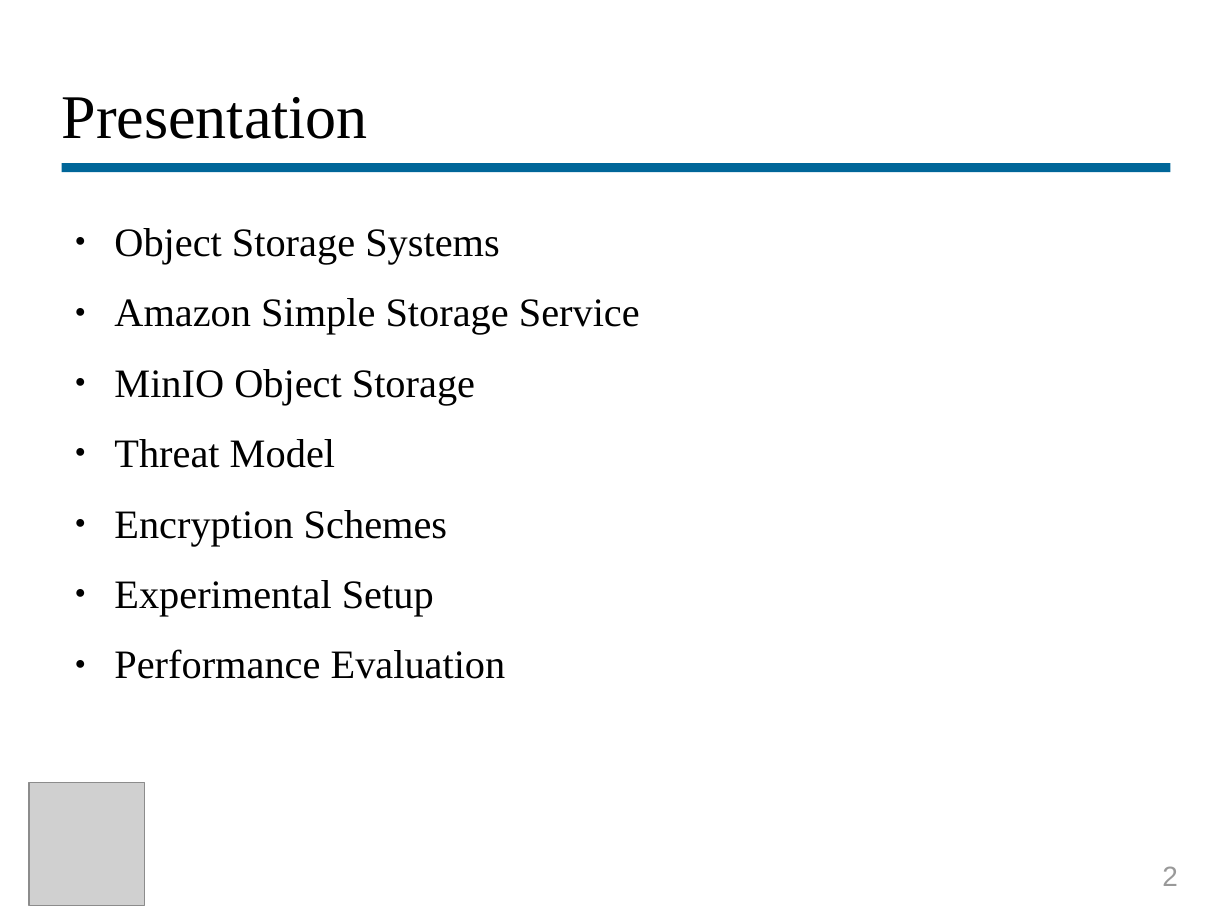
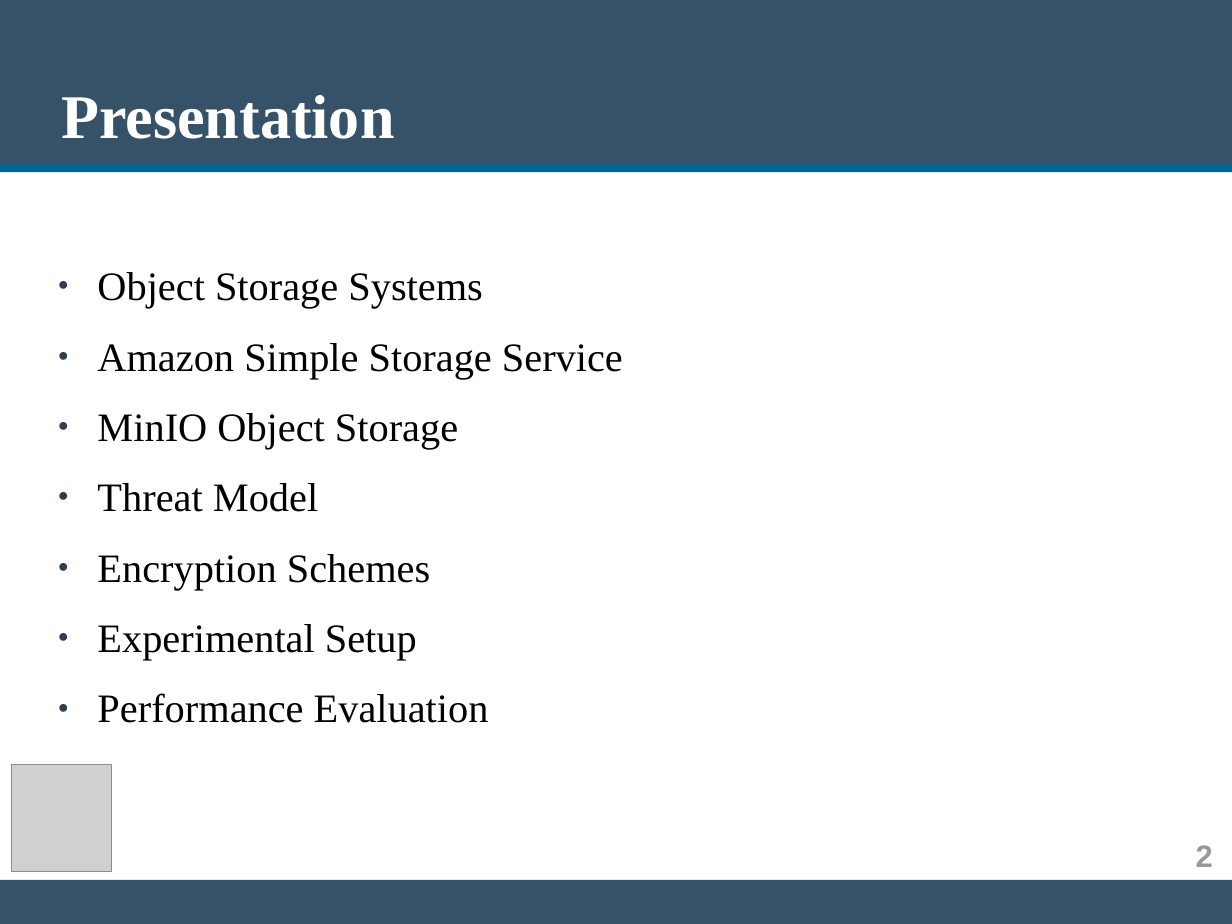
Before and after one commit to vagosdim/MinIO_Security, a slide deck: slide 2 of Deliverable/Presentation.odp. Drawn at 1232x924 pixels with LibreOffice and Linux fonts; fonts in the diff are those of the drawing; grey boxes stand for pictures. Boxes give left, top, right and bottom in pixels: in the first picture for what was removed or moved away, otherwise in the second. Text is boxed around its words. In the diff, an @@ line names an element or a change of style, - is before the commit and + after.

Commit message:
Editing presentation layout

```diff
--- a/Deliverable/Presentation.odp
+++ b/Deliverable/Presentation.odp
@@ rectangle added at (x1=0, y1=0, x2=1232, y2=168), fill #355269 @@
@@ title "Presentation" at (x1=62, y1=95, x2=395, y2=139): text colour #000000 to #FFFFFF, bold on @@
@@ line moved from (61, 168) - (1171, 168) to (0, 168) - (1232, 168) @@
@@ text "Object Storage Systems" moved from (x1=114, y1=228, x2=640, y2=679) to (x1=97, y1=272, x2=623, y2=723) @@
@@ text "Object Storage Systems" at (x1=97, y1=272, x2=623, y2=723): bullet colour #000000 to #2C3E50 @@
@@ picture resized from (x1=29, y1=783, x2=145, y2=906) to (x1=11, y1=765, x2=112, y2=872) @@
@@ text "2" moved from (x1=1162, y1=866, x2=1178, y2=886) to (x1=1196, y1=845, x2=1213, y2=867) @@
@@ text "2" at (x1=1196, y1=845, x2=1213, y2=867): size 18 to 20 pt, bold on @@
@@ rectangle added at (x1=0, y1=880, x2=1232, y2=923), fill #355269 @@
```
Also in this commit, not shown: 16 other slides changed, 6 other files.
